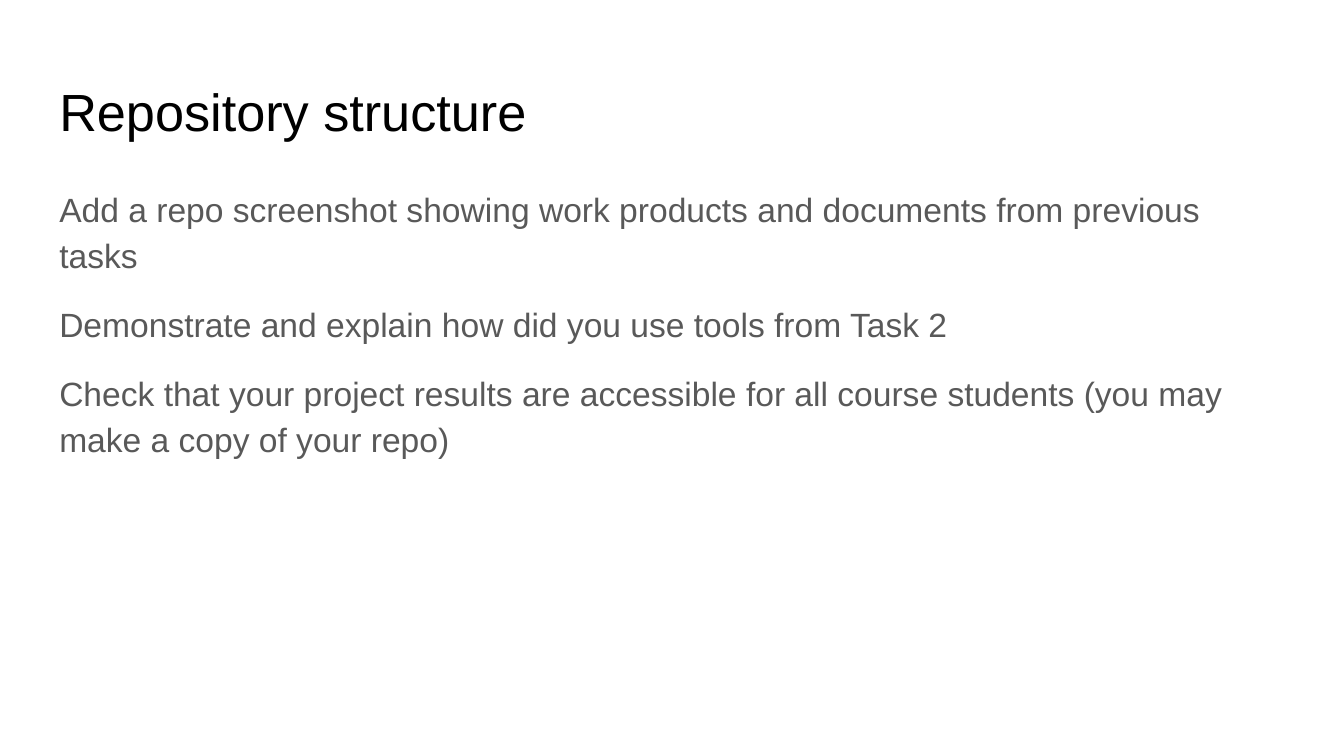
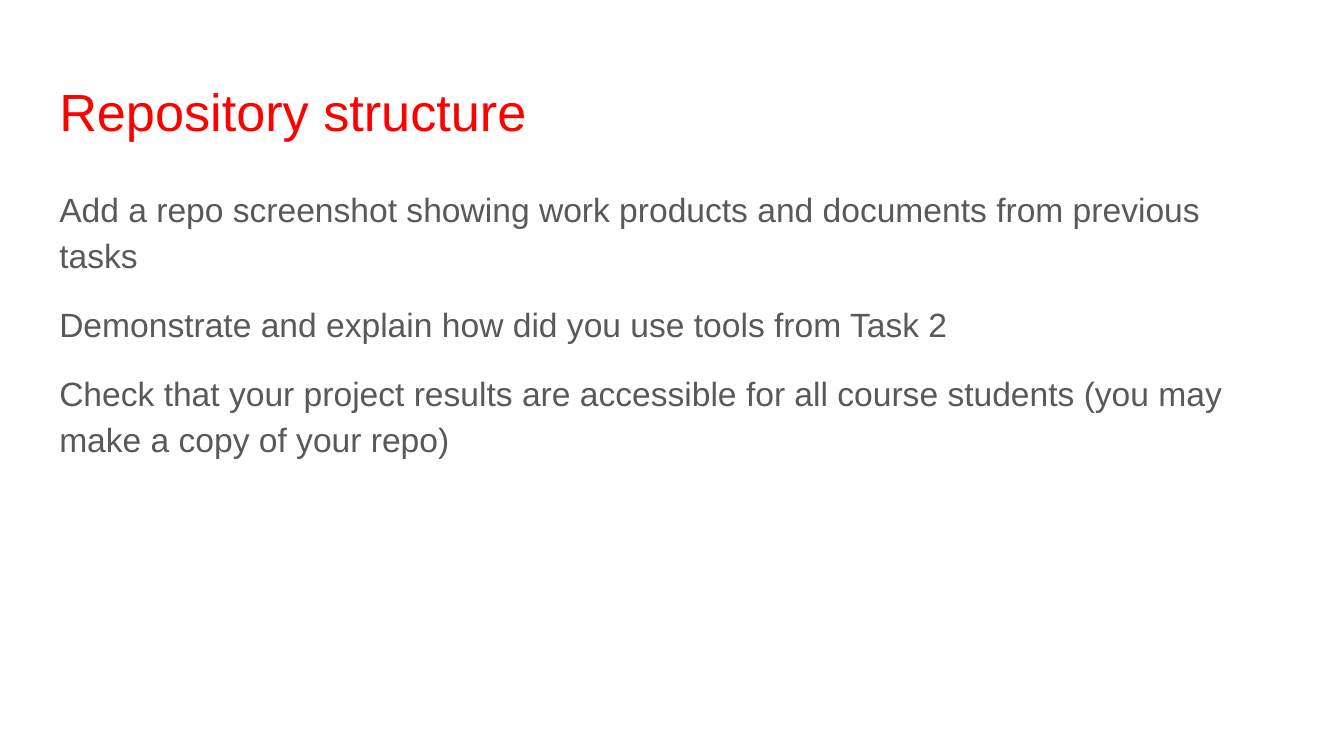
Before and after one commit to fanglores/Advanced-Software-Design, a slide deck: slide 11 of Practice Tasks/Final_Task/K8C_FinalTask1_(Task7).pptx (slide 10 before the commit). Drawn at 1344x756 pixels with LibreOffice and Linux fonts; fonts in the diff are those of the drawing. Boxes give left, top, right and bottom in pixels: in the first picture for what was removed or moved away, otherwise in the second. Text is boxed around its words. In the diff, an @@ line names an element or a change of style, - is before the commit and + after.

```diff
--- a/Practice Tasks/Final_Task/K8C_FinalTask1_(Task7).pptx
+++ b/Practice Tasks/Final_Task/K8C_FinalTask1_(Task7).pptx
@@ title "Repository structure" at (59,93,526,141): text colour #000000 to #FF0000 @@
```
Also in this commit, not shown: 7 other slides changed, 3 slides removed, 1 other file.
